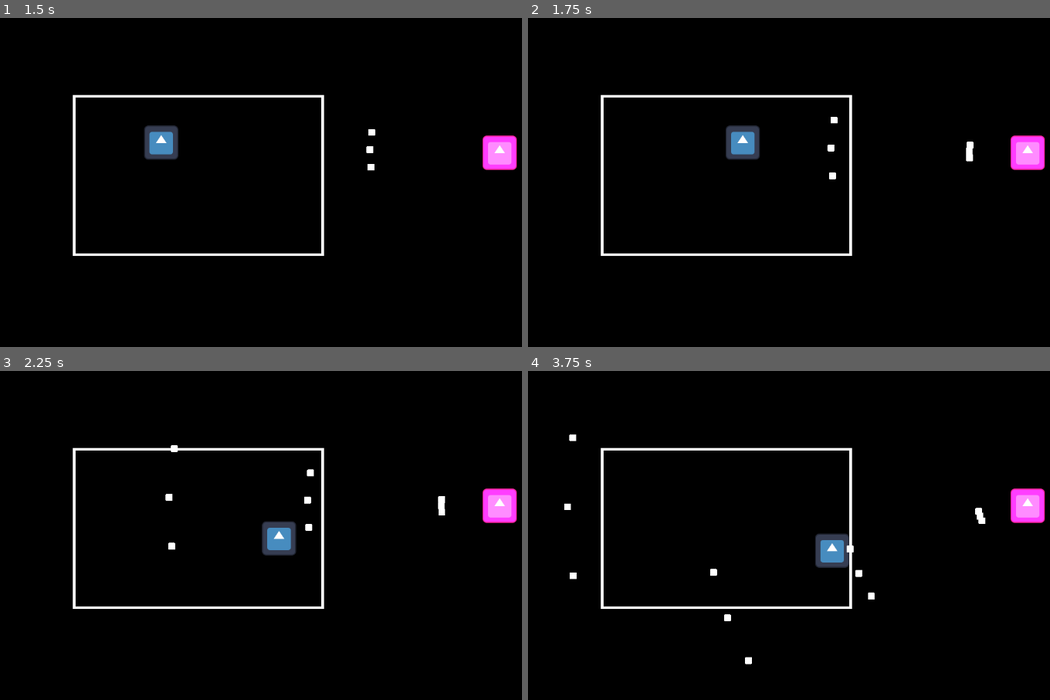
Above: before the commit, frames 1-4 (two rows, left to right).
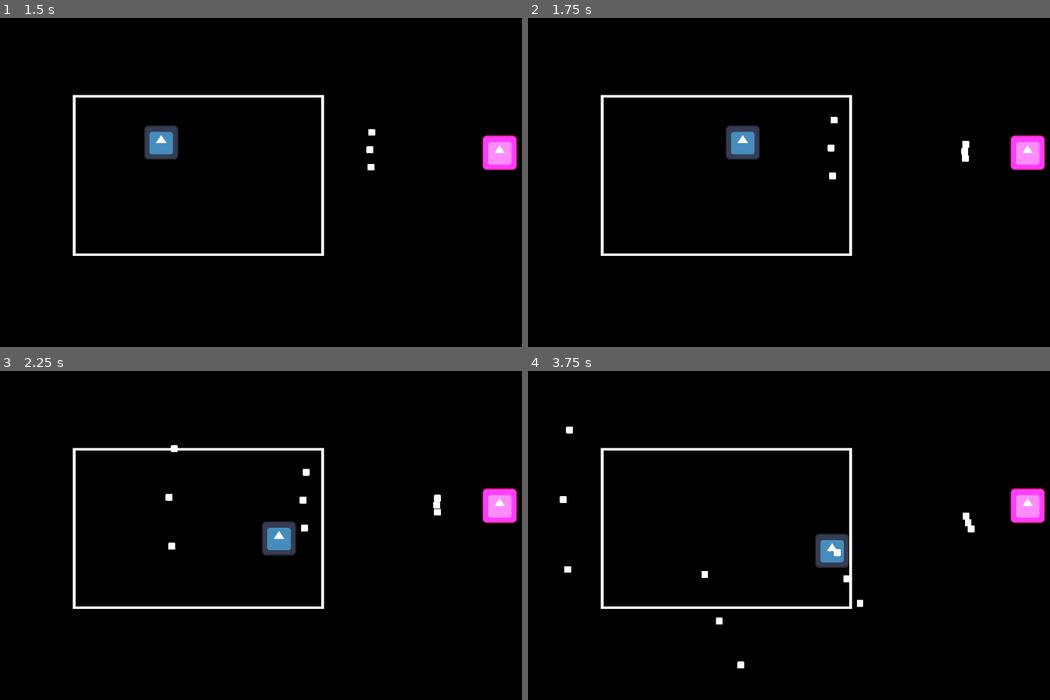
Above: after the commit, the same moments.

Repository: kriegueur/shovel_jam
Game: Godot game, scene res://scenes/battle_scene.tscn
The game is run twice, just before and just after one commit, with the same random seed, the same clock (stepped at 60 frames per second) and the same inputs. The engine's default icon, where the game draws it, is replaced by a stand-in: a white triangle on a blue panel in a dark square.
Inputs:
- Up to frame 1 (1.5 s): click "Attack" at 0.5 s; tap Enter at 1.25 s; hold D (right) from 1.28 s (still down)
- Up to frame 2 (1.75 s): keep holding D (right)
- Up to frame 3 (2.25 s): release D (right) at 2.03 s; hold S (down) from 2.03 s (still down)
- Up to frame 4 (3.75 s): release S (down) at 2.78 s; hold D (right) 2.78-3.53 s; hold W (up) from 3.53 s (still down)

Frame 1 is identical in both runs. In frame 2, 0.1% of the frame differs, in the area x 82-86%, y 37-44%; in frame 3, 0.2%; in frame 4, 0.7%, in the area x 6-88%, y 16-91%.

Commit message:
bullet removal fix

Diff:
--- a/scenes/ennemy.gd
+++ b/scenes/ennemy.gd
@@ -1,9 +1,6 @@
 extends Node2D
 
-enum EnemyState {
-	WAIT,
-	SHOOT,
-}
+var current_bullets = []
 
 @onready var projectile = load("res://scenes/projectile.tscn")
 
@@ -13,16 +10,13 @@
 func _ready() -> void:
 	var player = get_tree().get_first_node_in_group("player")
 	$Timer.connect("timeout", func():
-		if $Timer.is_stopped():
-			return
-		print("shoot")
 		var dir_to_player : Vector2 = (global_position - player.global_position)
 		for i in range(3):
 			var proj = projectile.instantiate()
 			proj.startPos = $shooting_point.global_position
 			proj.dir = SHOT_DIRS[current_shot].rotated(dir_to_player.angle())
 			current_shot = (current_shot+1)%len(SHOT_DIRS)
-			add_child.call_deferred(proj)
+			add_child(proj)
 	)
 
 
@@ -34,9 +28,8 @@
 	$Timer.start()
 
 func stop_shooting():
-	print($Timer.time_left)
 	$Timer.stop()
-	var children = get_children()
+	var children = get_children(true)
 	for child in children:
 		if child is projectile:
 			child.queue_free()
--- a/scenes/ennemy.tscn
+++ b/scenes/ennemy.tscn
@@ -15,4 +15,4 @@
 position = Vector2(-68, 0)
 
 [node name="Timer" type="Timer" parent="."]
-wait_time = 0.51
+wait_time = 0.5
